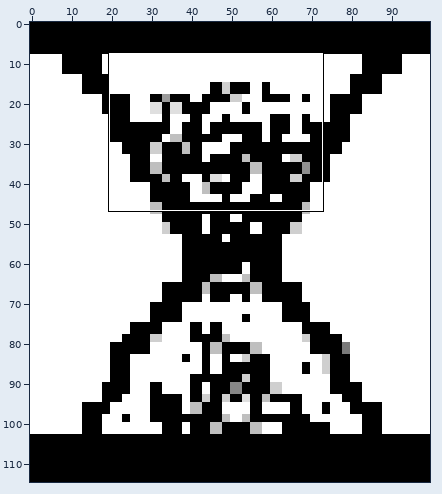
Two states of a sprite sheet, resources/src/images/Tempus Fugit Logo - LARGE - 1.png. Above, an overview of the earlier version with the close-up marked.
Close-up. Old version:
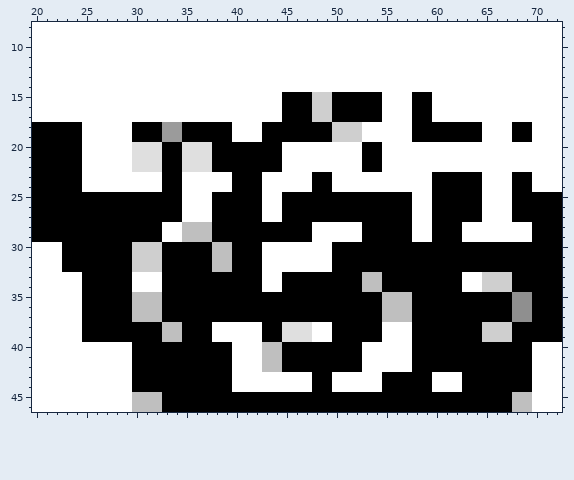
The file is 100x115 pixels. Shown: x 20..72, y 8..46. The commit also changed other parts of the picture, which this record leaves out.
Now the later version:
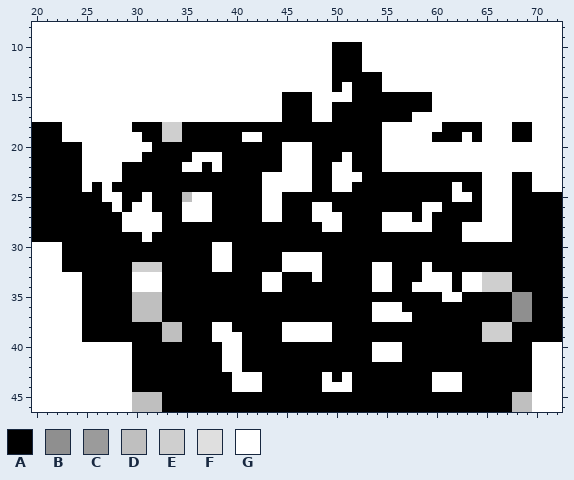
Palette (. is transparent): A #000000  B #8f8f8f  C #9b9b9b  D #bfbfbf  E #cfcfcf  F #dfdfdf  G #ffffff
Edits made:
The edit turns colour D into colour A in rows 28 to 29 at x 35 to 37; in rows 33 to 34 at x 53; in row 35 at x 55 to 57; in row 36 at x 57; in rows 40 to 42 at x 43 to 44.
The edit turns colour E into colour A in rows 18 to 19 at x 50 to 52; in rows 30 to 31 at x 30 to 32.
The edit turns colour F into colour A in row 20 at x 32 and 35 to 37; in row 21 at x 31 to 32 and 35; in row 22 at x 30 to 32 and 37.
The edit turns colour G into colour A in rows 10 to 12 at x 50 to 52; in row 13 at x 50 to 54; in row 14 at x 50 and 52 to 54; in rows 15 to 17 at x 55 to 57; in row 18 at x 40 to 42 and 53 to 54; in row 19 at x 40 and 53 to 54.
The edit turns colour G into colour A in row 20 at x 48 to 52; in row 21 at x 48 to 50 and 52; in row 22 at x 29, 48 to 49 and 52; in row 23 at x 29 to 32, 35 to 39 and 53 to 59; in row 24 at x 26, 28 to 32, 35 to 39 and 52 to 59; in row 25 at x 58 to 59.
The edit turns colour G into colour A in rows 26 to 27 at x 58; in row 28 at x 33 to 34, 48, 51 to 52 and 68 to 69; in row 29 at x 33 to 34, 48 to 52, 58 to 59 and 68 to 69; in row 30 at x 43 to 49; in rows 31 to 32 at x 43 to 44 and 49; in row 38 at x 40 to 42 and 55 to 57.
The edit turns colour G into colour A in row 39 at x 41 to 42 and 55 to 57; in rows 40 to 41 at x 41 to 42, 53 and 57; in row 42 at x 41 to 42 and 53 to 57; in row 43 at x 43 to 47, 50 and 52 to 54; in row 44 at x 43 to 47 and 52 to 54.
The edit turns colour G into colour D in row 25 at x 35.
The edit turns colour C into colour E in rows 18 to 19 at x 33 to 34.
The edit turns colour A into colour G in row 15 at x 50 to 51; in row 17 at x 58 to 59; in row 18 at x 23 to 24 and 58 to 60; in row 19 at x 23 to 24, 30, 58 to 59 and 63; in rows 21 to 22 at x 38; in row 24 at x 62.
The edit turns colour A into colour G in row 25 at x 27 to 28, 31 and 62 to 63; in row 26 at x 28, 30 to 31, 48 to 49 and 60; in row 27 at x 29 to 32, 48 to 50 and 55 to 57; in row 28 at x 29 to 32 and 55 to 57; in row 29 at x 31; in row 32 at x 54 to 55 and 59.
The edit turns colour A into colour G in row 33 at x 48, 55 and 59 to 61; in row 34 at x 55 and 58 to 61; in row 35 at x 61 to 62; in rows 36 to 37 at x 54; in rows 40 to 42 at x 39; in rows 43 to 44 at x 49.
The edit turns colour D into colour G in rows 30 to 32 at x 38 to 39; in rows 33 to 34 at x 54; in row 36 at x 55 to 56; in row 37 at x 55 to 57.
The edit turns colour E into colour G in rows 15 to 17 at x 48 to 49.
The edit turns colour F into colour G in row 20 at x 30 to 31; in row 21 at x 30 and 36 to 37; in row 22 at x 35 to 36; in rows 38 to 39 at x 45 to 47.
